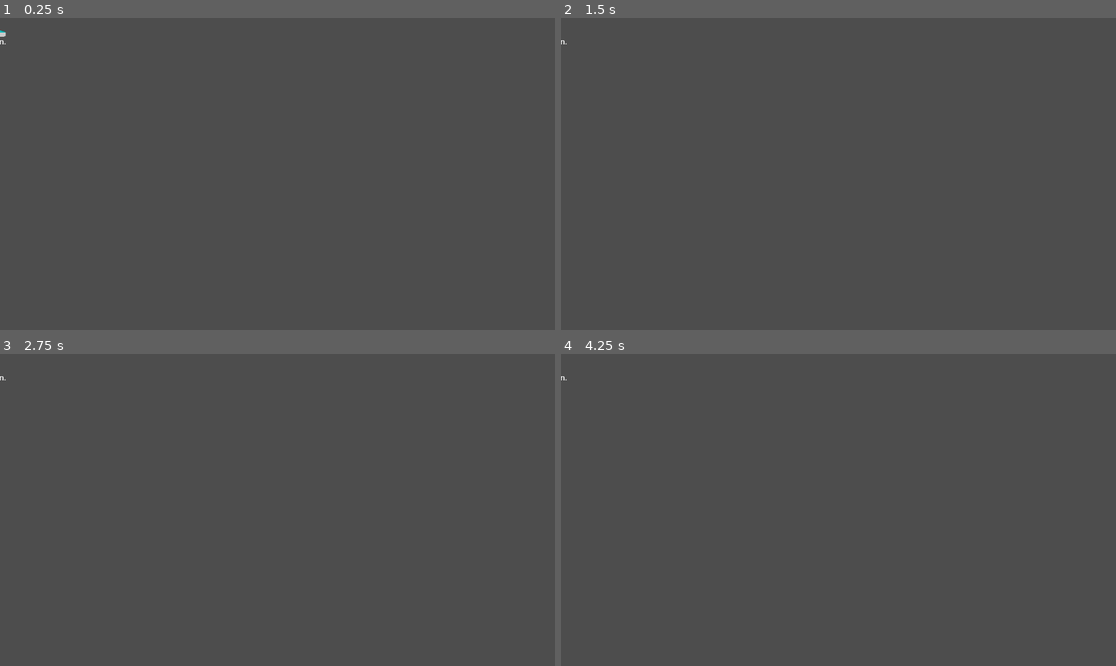
Above: before the commit, frames 1-4 (two rows, left to right).
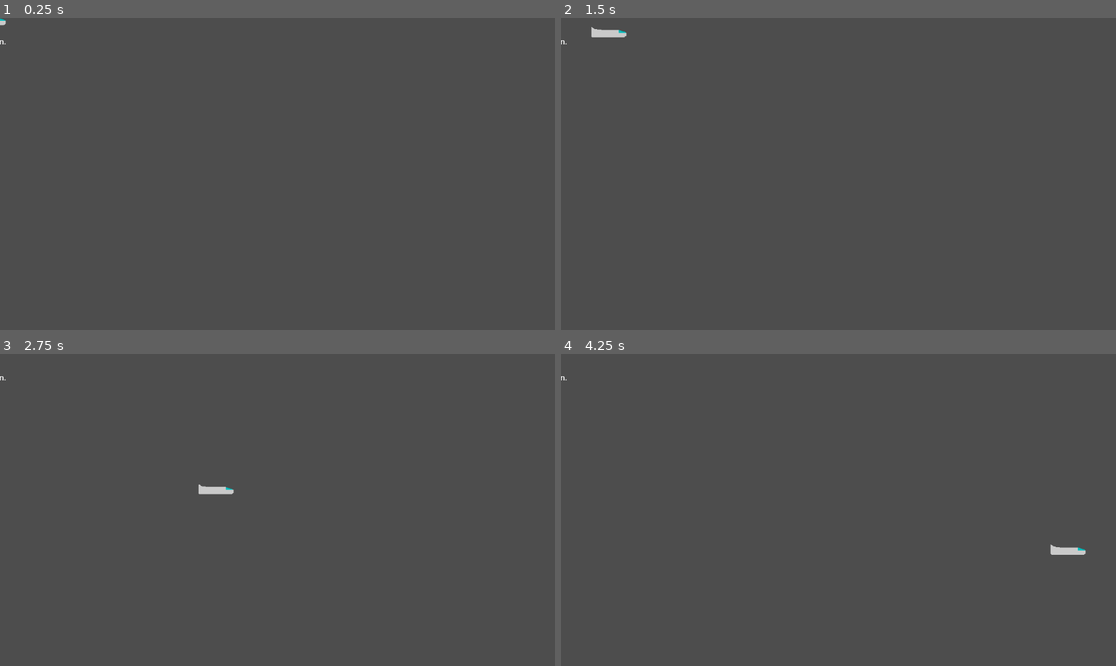
Above: after the commit, the same moments.

Repository: fractalate/space-hazard
Game: Godot game, scene res://ship/player_ship.tscn
Two runs of this game, one before a commit and one after it. Both use one fixed random seed, a clock stepped at 60 frames per second and the inputs below. This scene is started directly instead of the project's main scene.
Inputs:
- Up to frame 1 (0.25 s): no input
- Up to frame 2 (1.5 s): hold Right (right) 0.53-1.28 s; hold Down (down) from 1.28 s (still down)
- Up to frame 3 (2.75 s): release Down (down) at 2.03 s; hold Right (right) from 2.03 s (still down)
- Up to frame 4 (4.25 s): release Right (right) at 2.78 s; hold Up (up) 2.78-3.53 s; hold Left (left) from 3.53 s (still down)

The runs differ from the first frame. In frame 1, less than 0.1% of the frame differs, in the area x 0-2%, y 0-7%; in frame 2, 0.2%, in the area x 5-12%, y 2-7%; in frame 3, 0.2%; in frame 4, 0.2%.

Commit message:
Prototype Controls for PlayerShip

Diff:
--- a/ship/player_ship.gd
+++ b/ship/player_ship.gd
@@ -1,4 +1,12 @@
 extends Node2D
 
+# pixels per second per second
+const THRUST_ACCELERATION = 300
+
+@onready var Ship = $RigidBody2D
+
+
+
 func _process(delta):
-	pass
+	var thrust = Input.get_vector('left', 'right', 'up', 'down')
+	Ship.linear_velocity += thrust * THRUST_ACCELERATION * delta
